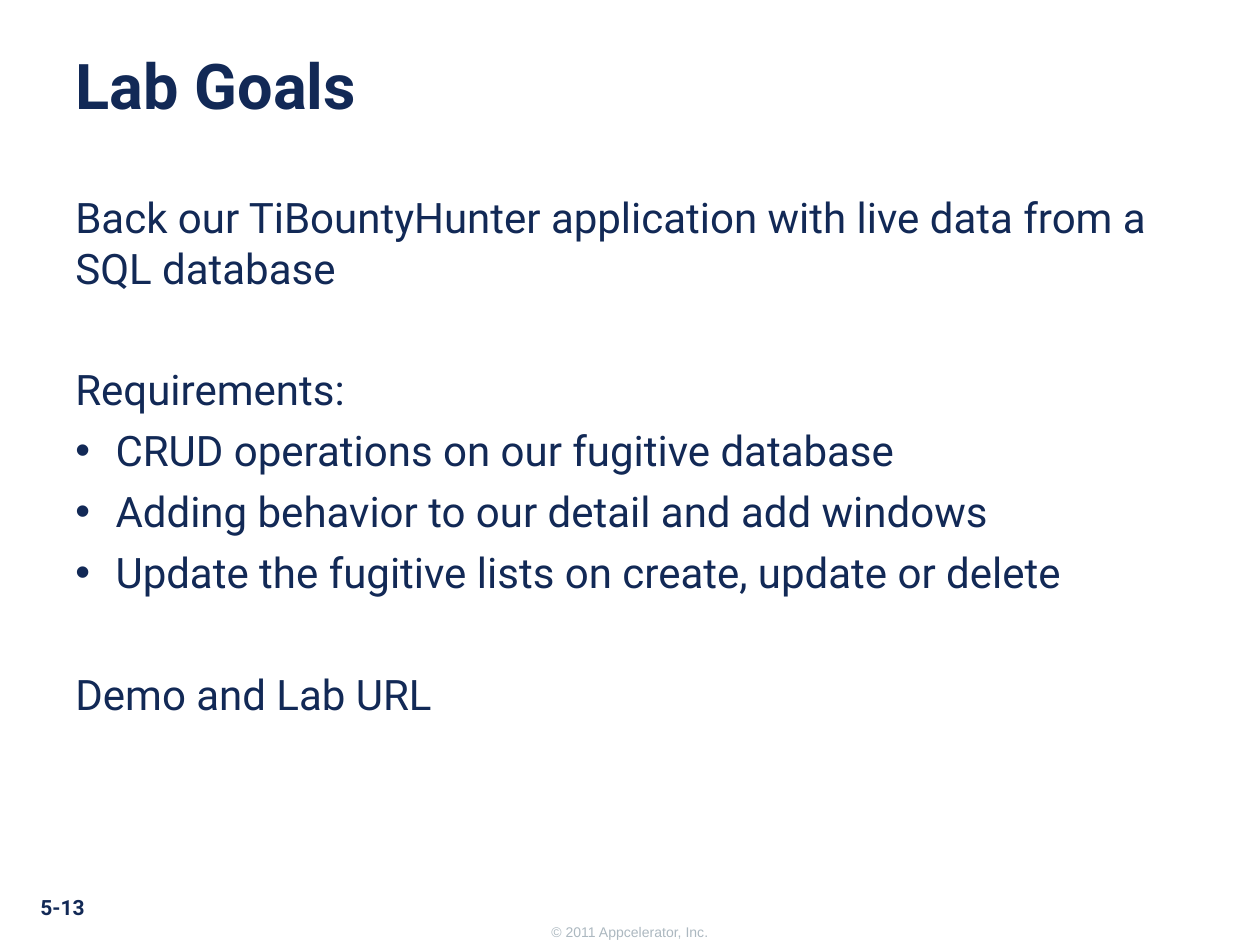
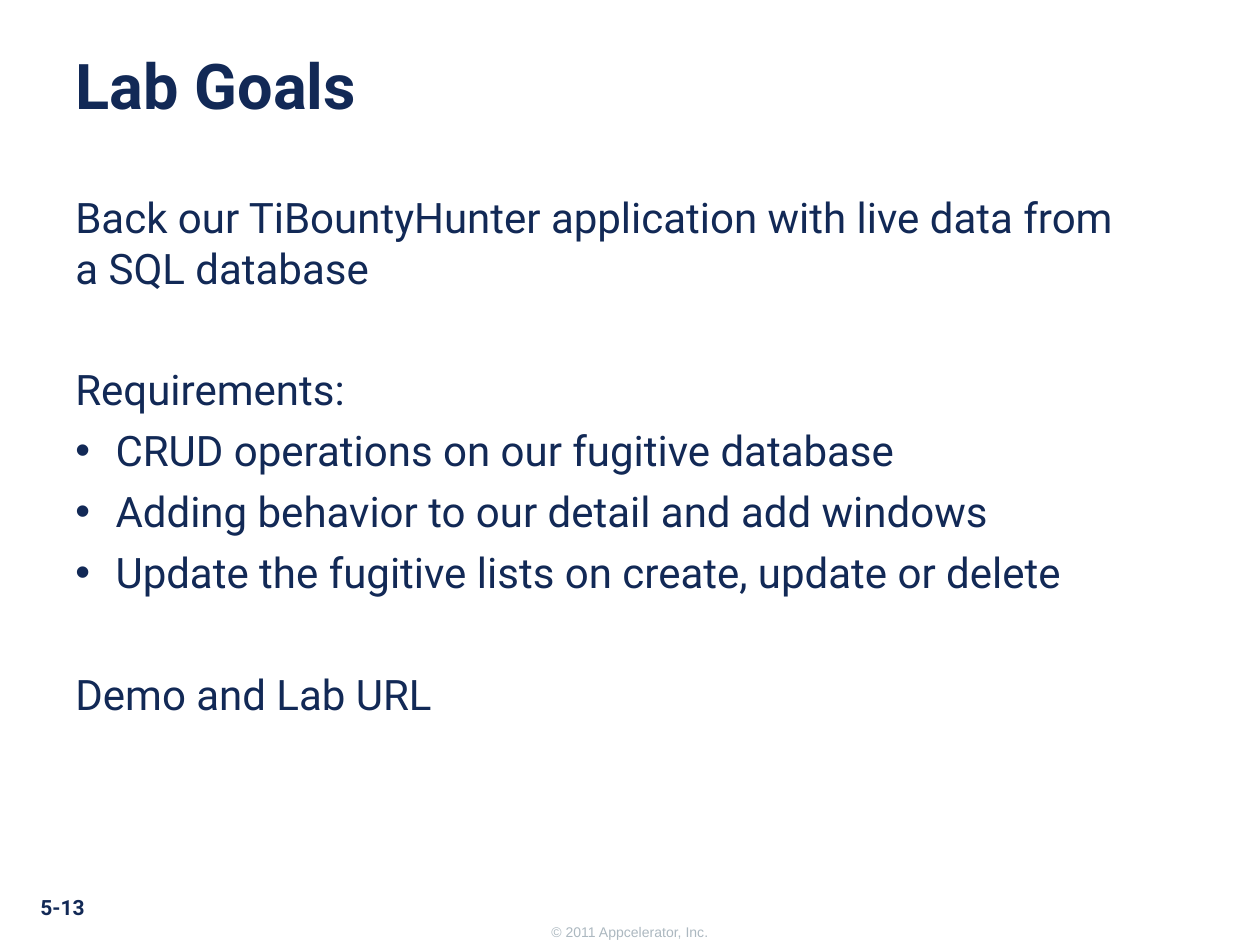
Before and after one commit to appcelerator-training-archive/tcad_certification, a slide deck: slide 13 of 250/250.ppt. Drawn at 1260x945 pixels with LibreOffice and Linux fonts; fonts in the diff are those of the drawing; background and template pictures are left out. Boxes give left, top, right and bottom in pixels: in the first picture for what was removed or moved away, otherwise in the second. Text is boxed around its words. In the diff, an @@ line names an element or a change of style, - is before the commit and + after.

```diff
--- a/250/250.ppt
+++ b/250/250.ppt
@@ text "Back our TiBountyHunter application with ..." rewrapped from box(75, 201, 1146, 711) to box(75, 201, 1112, 711) @@
```
Also in this commit, not shown: 2 other slides changed, 4 other files.
